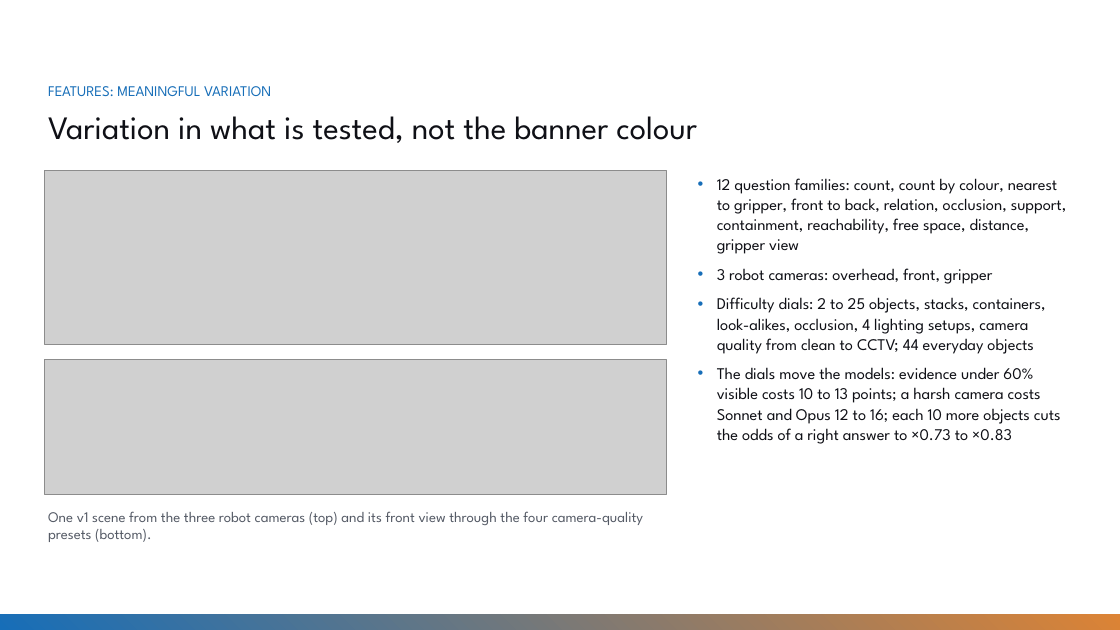
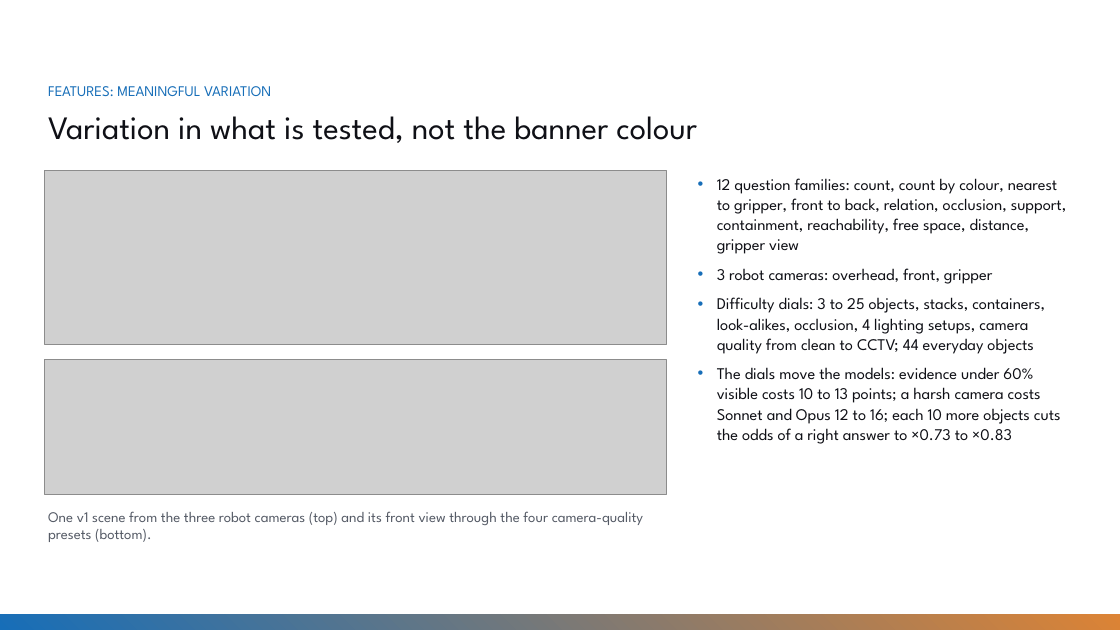
Before and after one commit to Zugzwang-world/hrishikesh-visual-task-factory, a slide deck: slide 6 of docs/slides/vtf_slides.pptx. Drawn at 1120x630 pixels with LibreOffice and Linux fonts; fonts in the diff are those of the drawing; grey boxes stand for pictures; background and template pictures are left out. Boxes give left, top, right and bottom in pixels: in the first picture for what was removed or moved away, otherwise in the second. Text is boxed around its words. In the diff, an @@ line names an element or a change of style, - is before the commit and + after.

```diff
--- a/docs/slides/vtf_slides.pptx
+++ b/docs/slides/vtf_slides.pptx
@@ text at [717, 297, 1045, 354]: text changed @@
-• Difficulty dials: 2 to 25 objects, stacks, containers, look-alikes, occlusion, 4 lighting setups, camera quality from clean to CCTV; 44 everyday objects
+• Difficulty dials: 3 to 25 objects, stacks, containers, look-alikes, occlusion, 4 lighting setups, camera quality from clean to CCTV; 44 everyday objects
```
Also in this commit, not shown: 2 other slides changed, 38 other files.
